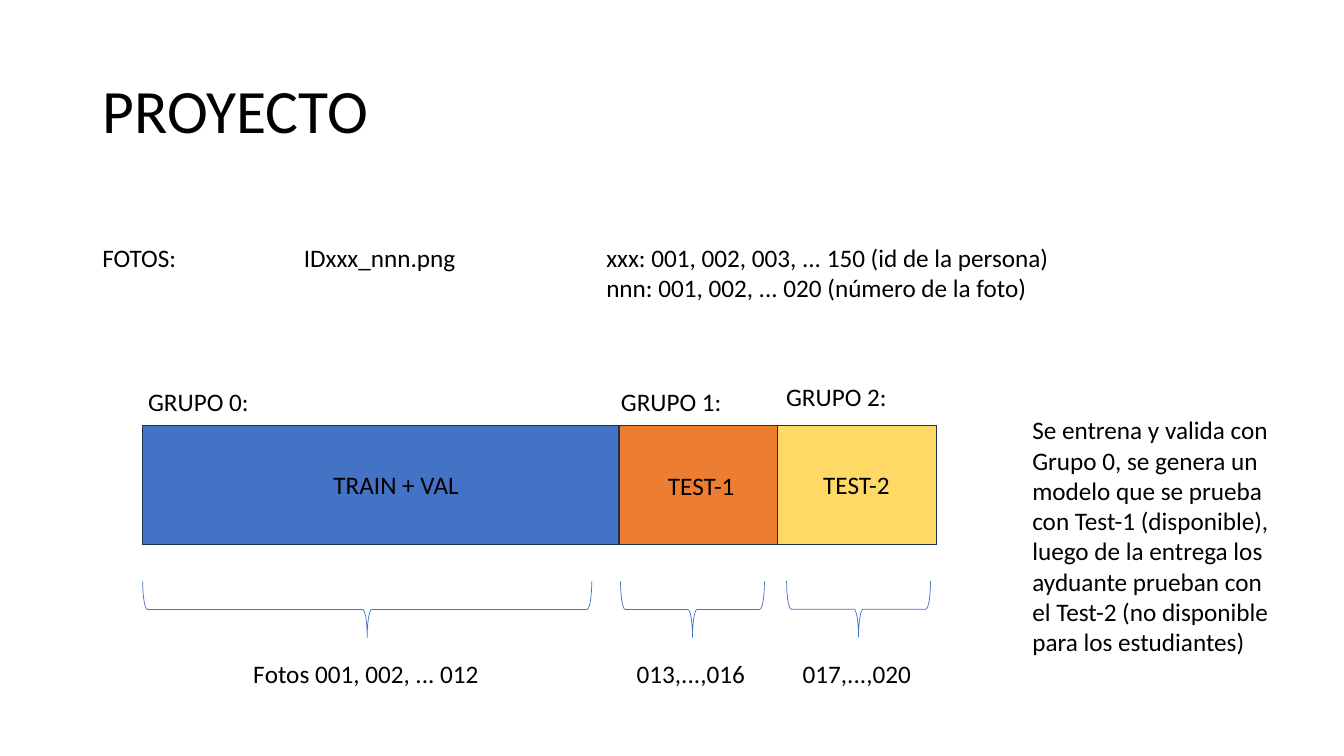
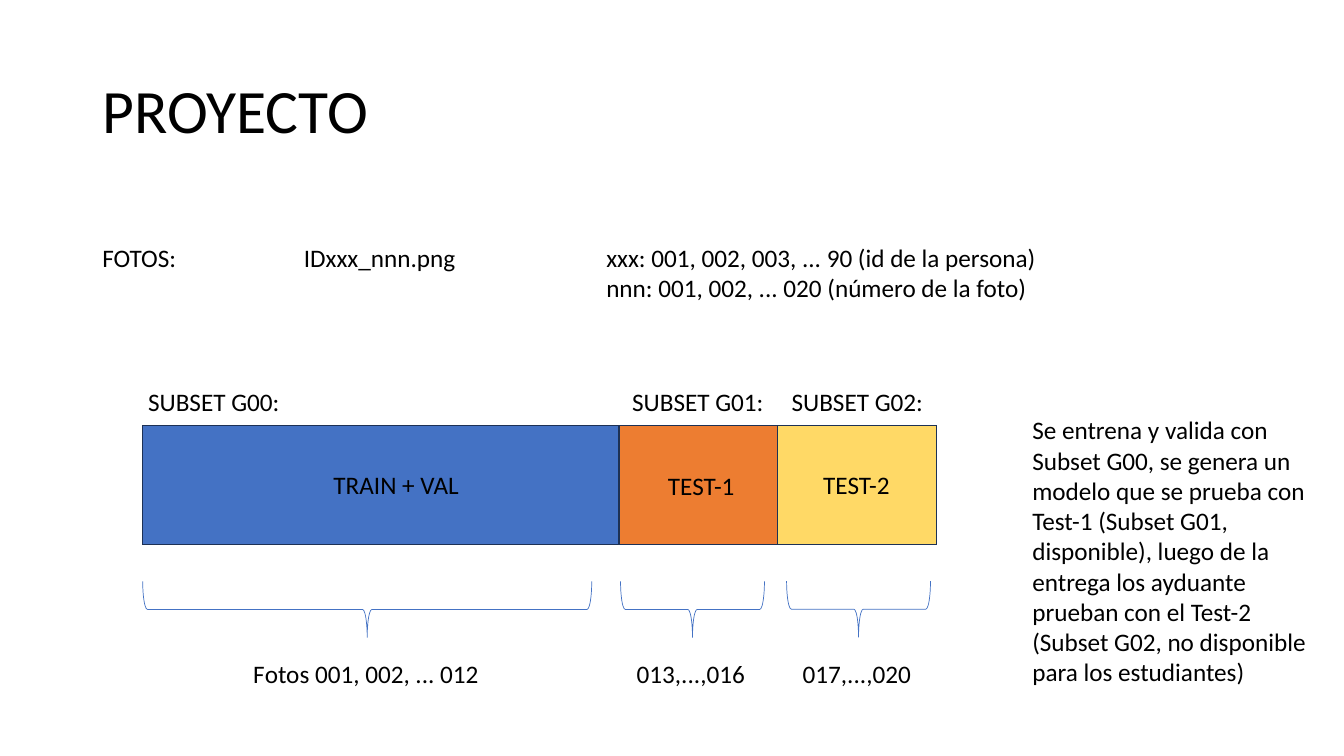
Before and after one commit to domingomery/patrones, a slide deck: slide 11 of clases/Cap00_Lineas_Generales/program/PAT_Project_2023.pptx. Drawn at 1344x756 pixels with LibreOffice and Linux fonts; fonts in the diff are those of the drawing. Boxes give left, top, right and bottom in pixels: in the first picture for what was removed or moved away, otherwise in the second. Text is boxed around its words. In the diff, an @@ line names an element or a change of style, - is before the commit and + after.

```diff
--- a/clases/Cap00_Lineas_Generales/program/PAT_Project_2023.pptx
+++ b/clases/Cap00_Lineas_Generales/program/PAT_Project_2023.pptx
@@ text at <box>102,249,1035,272</box>: text changed @@
-FOTOS: IDxxx_nnn.png xxx: 001, 002, 003, ... 150 (id de la persona)
+FOTOS: IDxxx_nnn.png xxx: 001, 002, 003, ... 90 (id de la persona)
@@ text at <box>148,394,279,412</box>: text changed @@
-GRUPO 0:
+SUBSET G00:
@@ text at <box>632,394,763,412</box>: text changed @@
-GRUPO 1:
+SUBSET G01:
@@ text at <box>792,394,923,411</box>: text changed @@
-GRUPO 2:
+SUBSET G02:
@@ text at <box>1032,421,1306,685</box>: text changed @@
-Se entrena y valida con Grupo 0, se genera un modelo que se prueba con Test-1 (disponible), luego de la entrega los ayduante prueban con el Test-2 (no disponible para los estudiantes)
+Se entrena y valida con Subset G00, se genera un modelo que se prueba con Test-1 (Subset G01, disponible), luego de la entrega los ayduante prueban con el Test-2 (Subset G02, no disponible para los estudiantes)
```
Also in this commit, not shown: 17 other files.
